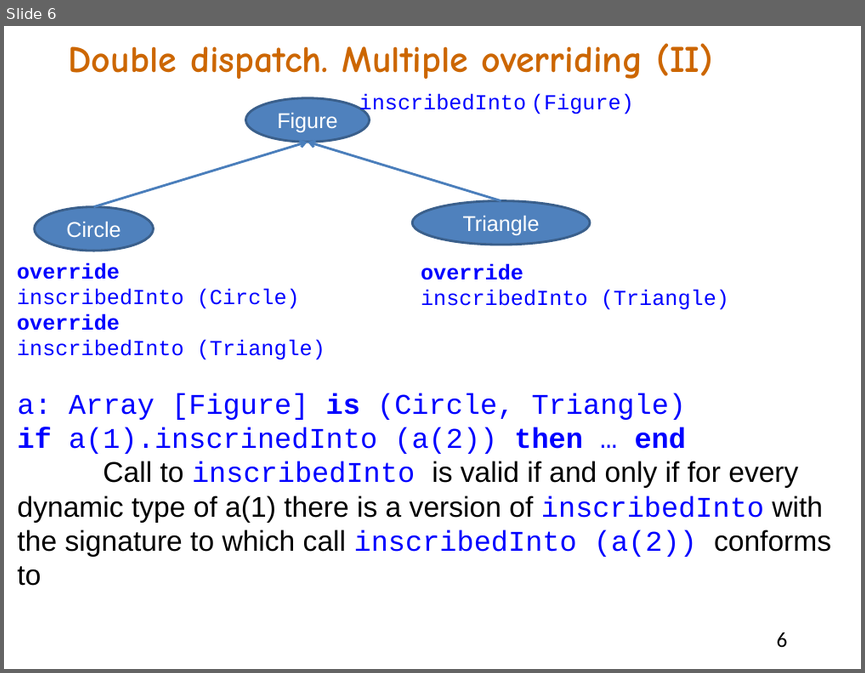
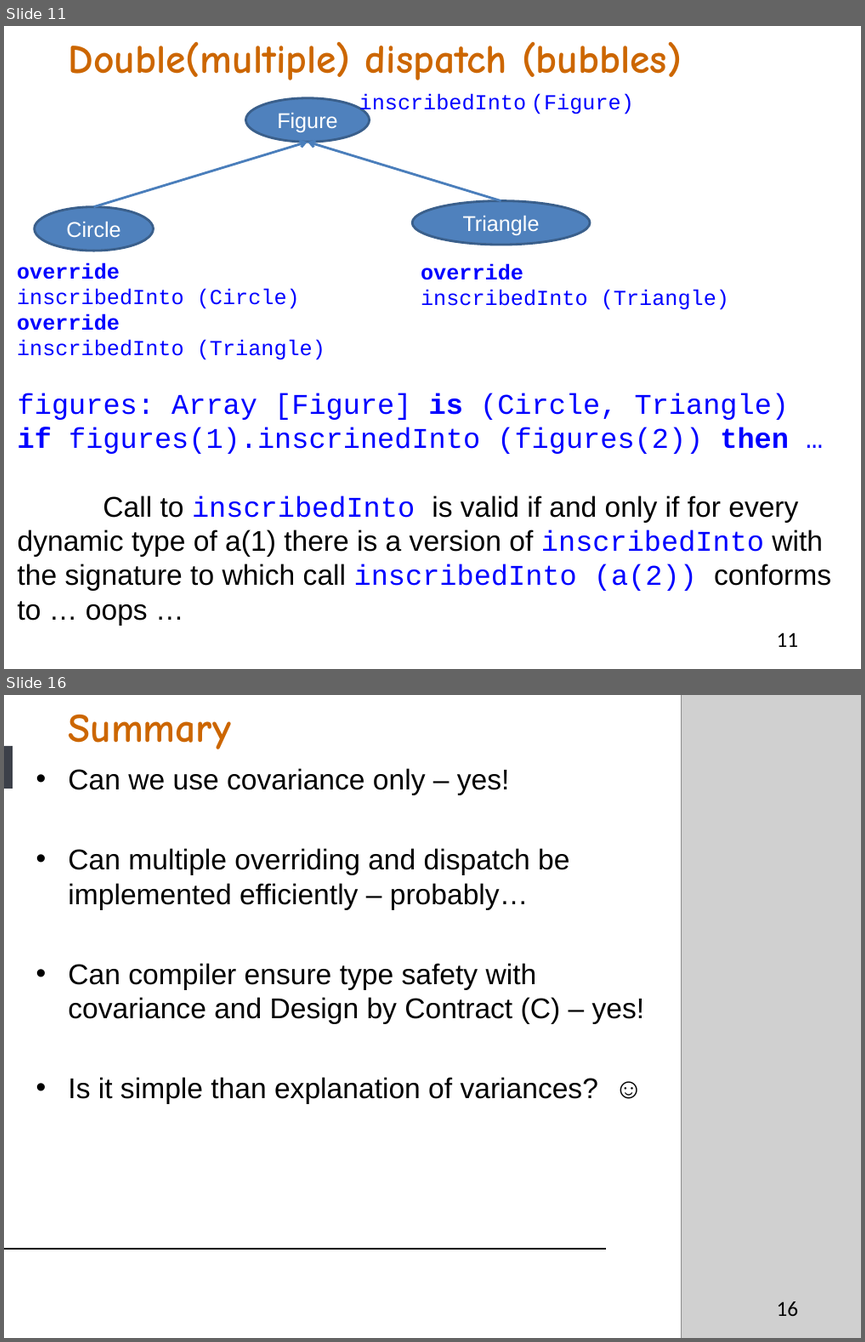
Before and after one commit to akanatov/SLang-, a slide deck: Docs/Multiple overriding or OOP approach to double dispatch.pptx. Shown one above the other, each under a label of ours: slide 6 before the commit, slides 11 and 16 after it; the slides between them are not shown. The pictures are 865x673 and 865x1342 pixels, drawn with LibreOffice and Linux fonts; fonts in the diff are those of the drawing; grey boxes stand for pictures. Boxes give left, top, right and bottom in pixels: in the first picture for what was removed or moved away, otherwise in the second. Text is boxed around its words. In the diff, an @@ line names an element or a change of style, - is before the commit and + after.

Commit message:
Slides about type-safe covariance

```diff
--- a/Docs/Multiple overriding or OOP approach to double dispatch.pptx
+++ b/Docs/Multiple overriding or OOP approach to double dispatch.pptx
@@ slide 16 added at (4, 695, 861, 1338), background #FFFFFF @@
@@ text added at (69, 715, 231, 749), 34 pt, text #CC6600, bold @@
+Summary
@@ picture added at (681, 695, 861, 1338) @@
@@ rectangle added at (4, 745, 12, 789), fill #3C4049 @@
@@ text added at (68, 768, 645, 1104), 24 pt, text #000000 @@
+• Can we use covariance only – yes!
+• Can multiple overriding and dispatch be implemented efficiently – probably…
+• Can compiler ensure type safety with covariance and Design by Contract (C) – yes!
+• Is it simple than explanation of variances? ☺
@@ line added from (607, 1248) to (4, 1248), #000000 2 pt @@
@@ page number added at (777, 1301, 799, 1315), 18 pt, text #000000 @@
+16
@@ what was slide 6 is now slide 11 @@
@@ slide 11 changed as well @@
@@ text at (69, 41, 681, 80): text changed; size 31.4 to 34 pt @@
-Double dispatch. Multiple overriding (II)
+Double(multiple) dispatch (bubbles)
@@ text at (18, 392, 831, 625): text changed @@
-a: Array [Figure] is (Circle, Triangle)
-if a(1).inscrinedInto (a(2)) then … end
-Call to inscribedInto is valid if and only if for every dynamic type of a(1) there is a version of inscribedInto with the signature to which call inscribedInto (a(2)) conforms to
+figures: Array [Figure] is (Circle, Triangle)
+if figures(1).inscrinedInto (figures(2)) then …
+Call to inscribedInto is valid if and only if for every dynamic type of a(1) there is a version of inscribedInto with the signature to which call inscribedInto (a(2)) conforms to … oops …
@@ page number at (777, 632, 799, 646): text changed @@
-6
+11
```
Also in this commit, not shown: 4 other slides changed, 13 other slides added, 3 slides removed.
